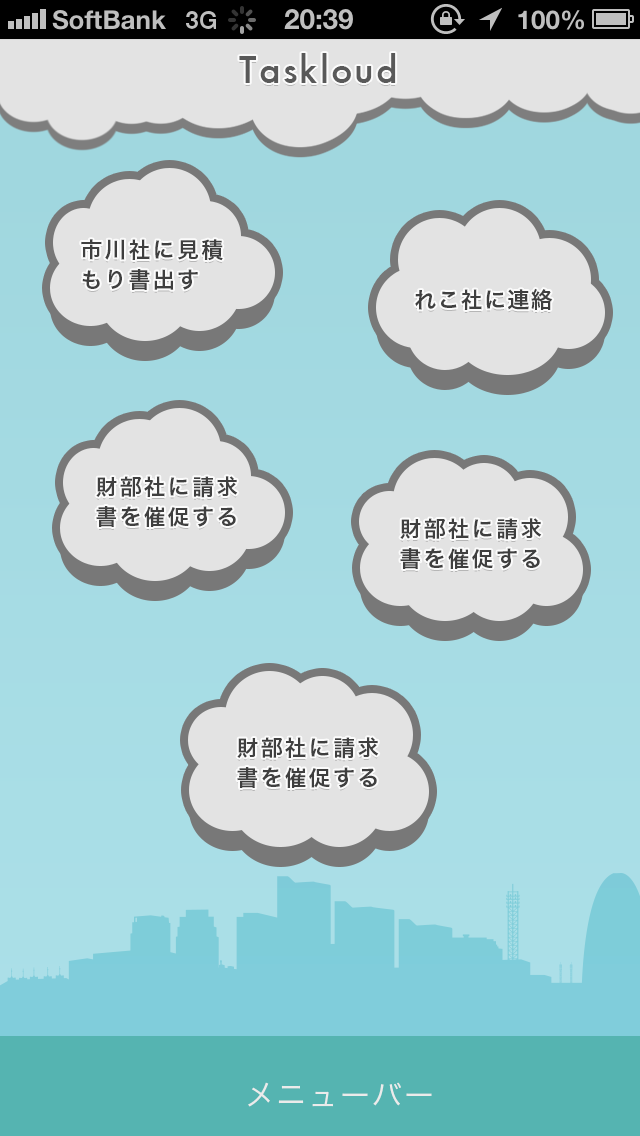
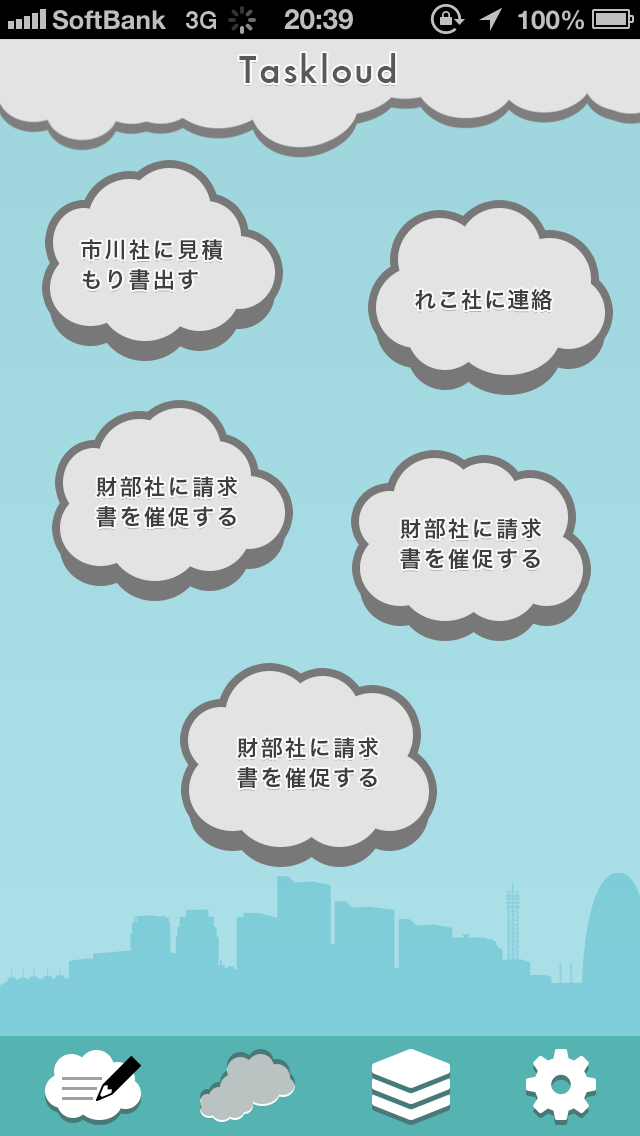
Two versions of the same layered image (640 x 1136). Layer-by-layer changes:
removed layer "メニューバー" from group "footer" over [248, 1082, 432, 1107]
added group "icons hover active" with 20 layers in group "footer" over [200, 1049, 295, 1120]
added group "タスクリスト" (1st of 2, in "footer" › "icons hover active") with 19 layers in group "icons hover active" over [200, 1049, 295, 1120]
added group "cloud 2" (1st of 2, in "footer" › "icons hover active" › "タスクリスト") with 9 layers in group "タスクリスト" over [200, 1079, 253, 1120]
added group "cloud 1" (1st of 2, in "footer" › "icons hover active" › "タスクリスト") with 8 layers in group "タスクリスト" over [220, 1049, 295, 1104]
added group "icons" with 37 layers in group "footer" over [45, 1049, 596, 1120]
added group "新規追加" with 14 layers in group "icons" over [45, 1050, 141, 1120]
added layer "enpitsu" in group "新規追加" over [96, 1056, 141, 1101]
added group "cloud" with 8 layers in group "新規追加" over [45, 1050, 141, 1120]
added layer "楕円形 2" (8th of 10, in "footer" › "icons" › "新規追加" › "cloud") in group "cloud" over [45, 1074, 79, 1108]
added layer "楕円形 1" (56th of 76, in "footer" › "icons" › "新規追加" › "cloud") in group "cloud" over [77, 1085, 122, 1120]
added layer "楕円形 1" (57th of 76, in "footer" › "icons" › "新規追加" › "cloud") in group "cloud" over [75, 1071, 110, 1106]
added layer "楕円形 1" (58th of 76, in "footer" › "icons" › "新規追加" › "cloud") in group "cloud" over [57, 1086, 89, 1118]
added layer "楕円形 1" (59th of 76, in "footer" › "icons" › "新規追加" › "cloud") in group "cloud" over [100, 1062, 135, 1097]
added layer "楕円形 1" (60th of 76, in "footer" › "icons" › "新規追加" › "cloud") in group "cloud" over [79, 1050, 114, 1085]
added layer "楕円形 1" (61st of 76, in "footer" › "icons" › "新規追加" › "cloud") in group "cloud" over [54, 1054, 89, 1089]
added layer "archive" in group "icons" over [372, 1049, 450, 1120]
added layer "setting" in group "icons" over [526, 1049, 596, 1120]
…and 22 more changes (22 added)
